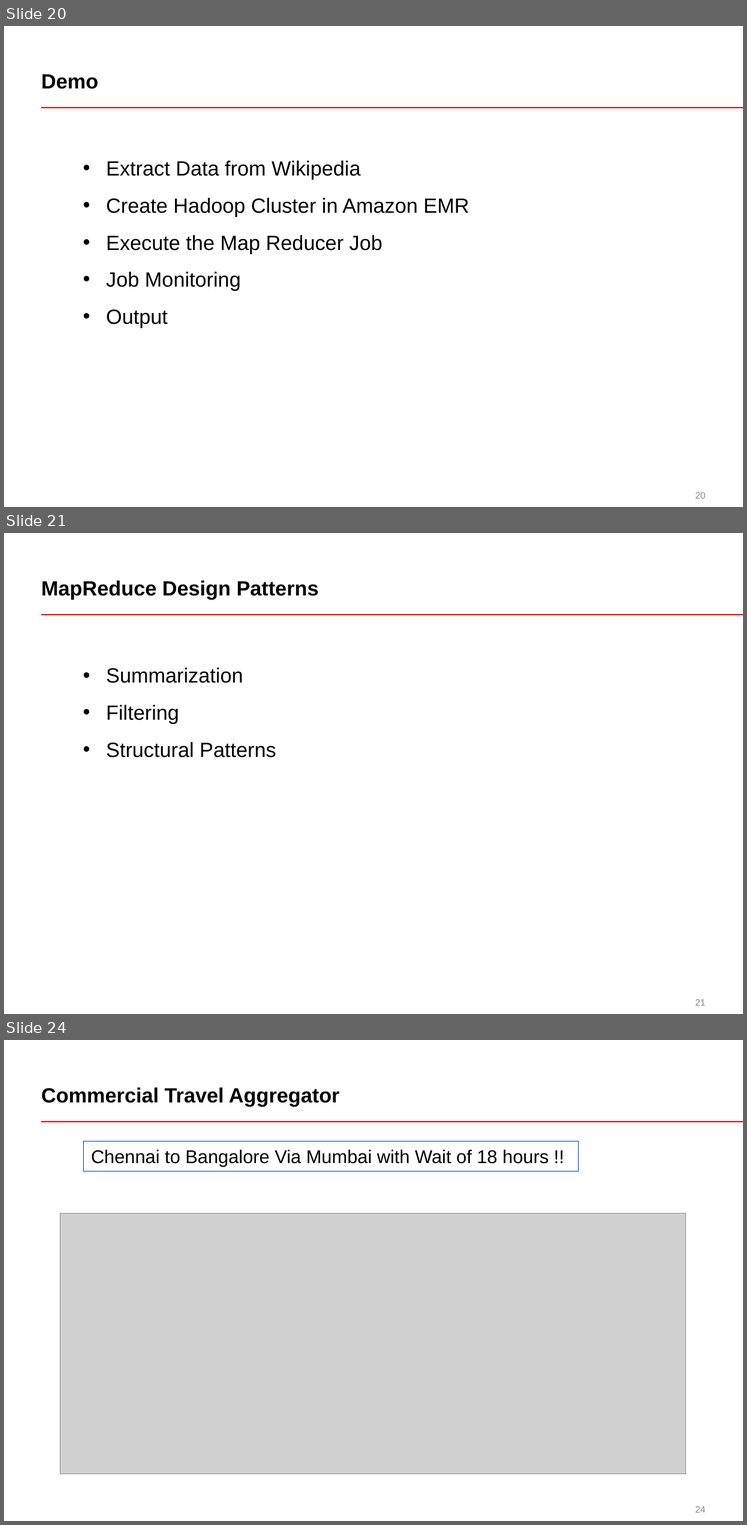
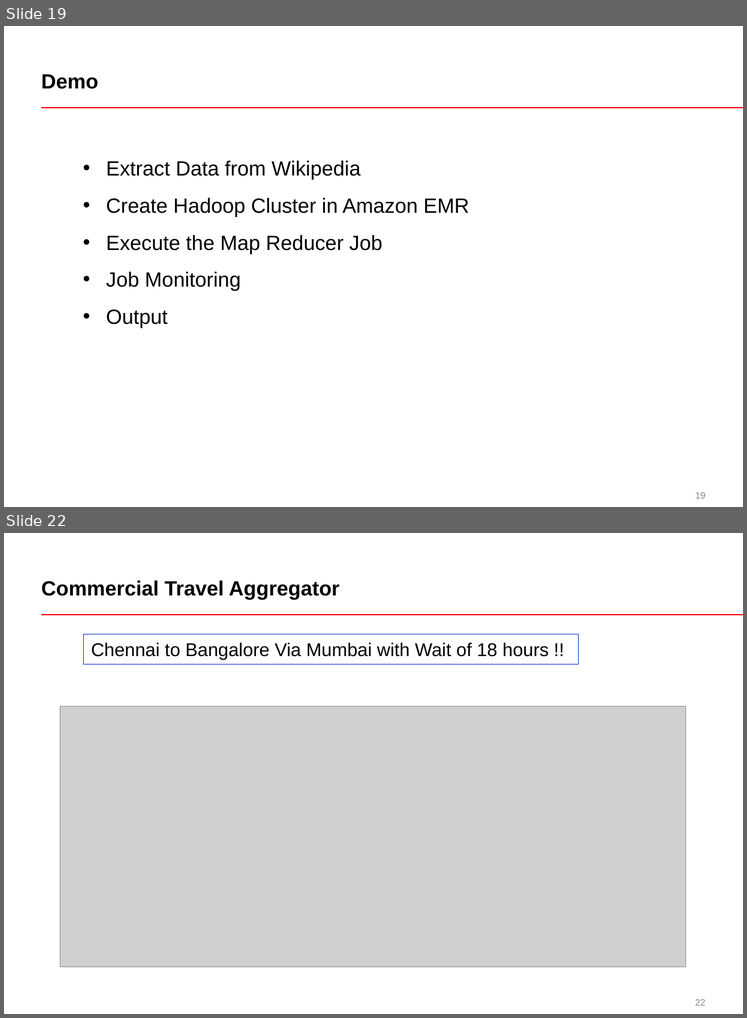
Before and after one commit to ravvas/Pycon2015, a slide deck: Explore Big Data using Simple Python Code and Cloud Environment_V8.pptx. Shown one above the other, each under a label of ours: slides 20, 21 and 24 before the commit, slides 19 and 22 after it; the slides between them are not shown. The pictures are 747x1525 and 747x1018 pixels, drawn with LibreOffice and Linux fonts; fonts in the diff are those of the drawing; grey boxes stand for pictures. Boxes give left, top, right and bottom in pixels: in the first picture for what was removed or moved away, otherwise in the second. Text is boxed around its words. In the diff, an @@ line names an element or a change of style, - is before the commit and + after.

```diff
--- a/Explore Big Data using Simple Python Code and Cloud Environment_V8.pptx
+++ b/Explore Big Data using Simple Python Code and Cloud Environment_V8.pptx
@@ slide 21 removed at bbox=[4, 533, 743, 1014], background #FFFFFF; not listed: 2 template elements that a slide beside it also shows @@
@@ title removed at bbox=[41, 580, 319, 600] @@
-MapReduce Design Patterns
@@ text removed at bbox=[106, 667, 276, 757] @@
-• Summarization
-• Filtering
-• Structural Patterns
@@ what was slide 20 is now slide 19 @@
@@ page number at bbox=[695, 492, 705, 498]: text changed @@
-20
+19
@@ what was slide 24 is now slide 22 @@
@@ page number at bbox=[695, 999, 705, 1005]: text changed @@
-24
+22
```
Also in this commit, not shown: 6 slides changed, 5 slides added, 3 other slides removed.
